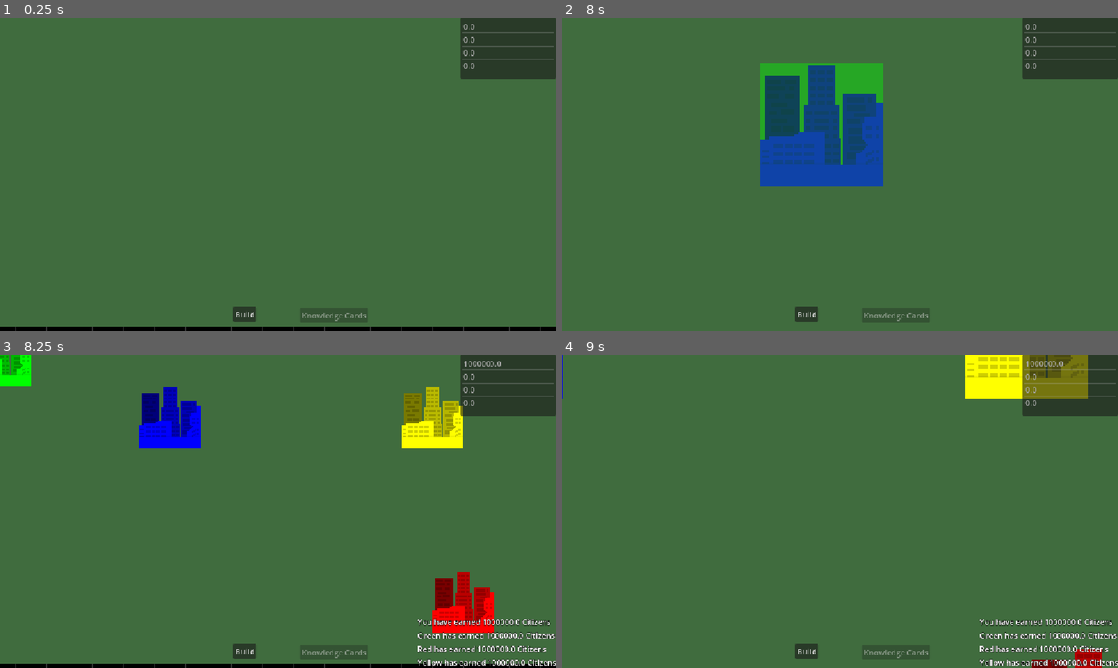
Above: before the commit, frames 1-4 (two rows, left to right).
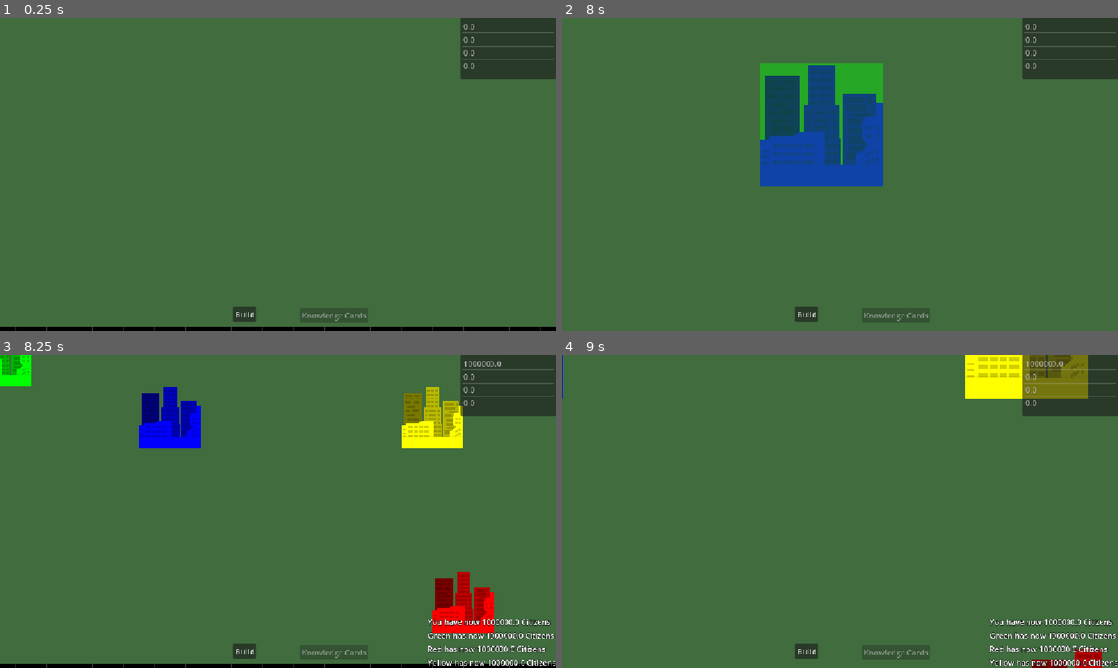
Above: after the commit, the same moments.

Repository: CarlinoCalogero/architect-of-intelligence-board-game
Game: Godot game, scene res://levels/board.tscn
Two runs of this game, one before a commit and one after it. Both use one fixed random seed, a clock stepped at 60 frames per second and the inputs below.
Inputs (mouse positions are in pixels of both pictures, inside the frame that each line leads up to):
- Up to frame 1 (0.25 s): no input
- Up to frame 2 (8 s): click "Build" at 0.5 s; click "Build" at 1.25 s; click "Build" at 2 s; tap Enter at 2.75, 4.25, 5.75 s; move the mouse to (962, 158) at 2.77 s; press the mouse at (962, 158) at 2.78 s; tap Space at 3.5, 5, 6.5 s; move the mouse to (728, 190) at 3.52 s; release the mouse at (728, 190) at 3.53 s; tap Mouse wheel down (scroll_down) at 3.6 s; click (728, 190) at 3.67 s; move the mouse to (895, 105) at 4.27 s; hold Mouse wheel up (scroll_up) 4.28-5.03 s; click (895, 105) at 4.42 s; move the mouse to (812, 237) at 5.02 s; click (812, 237) at 5.1 s; move the mouse to (1006, 221) at 5.77 s; hold Mouse wheel down (scroll_down) 5.78-6.53 s; click (1006, 221) at 5.92 s; move the mouse to (673, 127) at 6.52 s; tap Mouse wheel up (scroll_up) at 6.6 s; click (673, 127) at 6.67 s; move the mouse to (867, 174) at 7.27 s; press the mouse at (867, 174) at 7.28 s
- Up to frame 3 (8.25 s): move the mouse to (194, 433) at 8.02 s; release the mouse at (194, 433) at 8.03 s; tap Mouse wheel down (scroll_down) at 8.1 s; click (194, 433) at 8.17 s
- Up to frame 4 (9 s): move the mouse to (962, 495) at 8.77 s; hold Mouse wheel up (scroll_up) from 8.78 s (still down); click (962, 495) at 8.92 s

Frames 1-2 are identical in both runs. In frame 3, 1.3% of the frame differs, in the area x 75-100%, y 84-100%; in frame 4, 1.3%.

Commit message:
now players successfully can earn and lose resources instead of only earning them from a GameResourceFormula; now resources can be bound to structures

Diff:
--- a/definitions/structure_resources/city.tres
+++ b/definitions/structure_resources/city.tres
@@ -50,12 +50,28 @@
 single_formula_for_all_structures_of_same_type_sum_multiplier_resource_type = ExtResource("5_rju2x")
 metadata/_custom_type_script = "uid://ck6fuemortsgr"
 
+[sub_resource type="Resource" id="Resource_xouvw"]
+script = ExtResource("7_rju2x")
+resource_type = ExtResource("5_rju2x")
+formula_sign = -1
+number_of_dice_to_roll = 1
+multiplier_value = 60000.0
+metadata/_custom_type_script = "uid://ck6fuemortsgr"
+
+[sub_resource type="Resource" id="Resource_hktns"]
+script = ExtResource("7_rju2x")
+resource_type = ExtResource("5_rju2x")
+number_of_dice_to_roll = 1
+multiplier_value = 120000.0
+metadata/_custom_type_script = "uid://ck6fuemortsgr"
+
 [resource]
 script = ExtResource("2_7rfim")
 name = "City"
 texture = ExtResource("5_i0ob3")
+bound_resource = ExtResource("5_rju2x")
 building_cost = Array[ExtResource("1_m5fsk")]([SubResource("Resource_rju2x"), SubResource("Resource_kfxy1"), SubResource("Resource_i0ob3")])
 on_build_earnings = Array[ExtResource("1_m5fsk")]([SubResource("Resource_tgxwc")])
 setup_phase_production = Array[ExtResource("7_rju2x")]([SubResource("Resource_xgv4e")])
-turn_production = Array[ExtResource("7_rju2x")]([SubResource("Resource_42laq")])
+turn_production = Array[ExtResource("7_rju2x")]([SubResource("Resource_42laq"), SubResource("Resource_xouvw"), SubResource("Resource_hktns")])
 metadata/_custom_type_script = "uid://dsgv5s4ki0om6"
--- a/domain/built_data.gd
+++ b/domain/built_data.gd
@@ -3,7 +3,11 @@
 
 var structure: StructureResource
 var cell_position: Vector2i
+var bounded_resource: GameResource = null
+var bounded_resource_amount: float = 0
 
-func _init(new_structure: StructureResource, new_cell_position: Vector2i) -> void:
+func _init(new_structure: StructureResource, new_cell_position: Vector2i, new_bounded_resource: GameResource = null, new_bounded_resource_amount: float = 0) -> void:
 	structure = new_structure
 	cell_position = new_cell_position
+	bounded_resource = new_bounded_resource
+	bounded_resource_amount = new_bounded_resource_amount
--- a/domain/game_resource_formula.gd
+++ b/domain/game_resource_formula.gd
@@ -2,6 +2,7 @@
 extends Resource
 
 @export var resource_type: GameResource
+@export_enum("Positive:1", "Negative:-1") var formula_sign: int = 1
 @export var base_value: float
 @export var number_of_dice_to_roll: int
 @export var multiplier_value: float
--- a/domain/harvest_action.gd
+++ b/domain/harvest_action.gd
@@ -1,9 +1,9 @@
 class_name HarvestAction
 extends RefCounted
 
-var structure: StructureResource
+var producting_structure_built_data: BuiltData
 var formula: GameResourceFormula
 
-func _init(p_struct: StructureResource, p_form: GameResourceFormula):
-	structure = p_struct
-	formula = p_form
+func _init(new_producting_structure_built_data: BuiltData, new_formula: GameResourceFormula):
+	producting_structure_built_data = new_producting_structure_built_data
+	formula = new_formula
--- a/domain/structure_resource.gd
+++ b/domain/structure_resource.gd
@@ -3,8 +3,8 @@
 
 @export var name: String
 @export var texture: Texture2D
-# <=0 no limit
-@export var building_limit_amount: int = 0
+@export var bound_resource: GameResource
+@export var building_limit_amount: int = 0 # <=0 no limit
 @export var building_cost: Array[Transaction]
 @export var on_build_earnings: Array[Transaction]
 @export var setup_phase_production: Array[GameResourceFormula]
--- a/managers/game_manager.gd
+++ b/managers/game_manager.gd
@@ -107,8 +107,8 @@
 func get_current_player_built_structure() -> Dictionary[String, Array]:
 	return game_state_manager.get_player_built_structures(current_player_index)
 
-func update_current_player_resource(game_resource: GameResource, value: float) -> void:
-	game_state_manager.update_player_resource(current_player_index, game_resource, value)
+func update_current_player_resource(game_resource: GameResource, value: float, producing_structure_built_data: BuiltData = null) -> float:
+	return game_state_manager.update_player_resource(current_player_index, game_resource, value, producing_structure_built_data)
 
 func add_current_player_built_structure(structure: StructureResource, cell: Vector2i) -> bool:
 	return game_state_manager.add_built_structure(current_player_index, structure, cell)
@@ -306,7 +306,7 @@
 	var unit_of_measurement: String = str(game_resource.unit_of_measurement)
 	if unit_of_measurement.is_empty():
 		unit_of_measurement = game_resource.name
-	var notification_text: String = player_text + " earned " + str(new_value) + " " + unit_of_measurement
+	var notification_text: String = player_text + " now " + str(new_value) + " " + unit_of_measurement
 	emit_signal("push_notification_requested", notification_text)
 
 func on_dice_rolled(rolls: Array[int]):
@@ -323,7 +323,7 @@
 func _on_dice_rolled_next_setup_turn_phase(rolls: Array[int], next_phase: SetupTurnPhaseSubphases):
 	var setup_phase_production_formula: GameResourceFormula = setup_phase_production_queue.pop_front()
 	var dice_sum: int = rolls.reduce(func(accum, number): return accum + number, 0)
-	var new_value: float = setup_phase_production_formula.base_value + (dice_sum * setup_phase_production_formula.multiplier_value)
+	var new_value: float = setup_phase_production_formula.formula_sign * (setup_phase_production_formula.base_value + (dice_sum * setup_phase_production_formula.multiplier_value))
 	update_current_player_resource(setup_phase_production_formula.resource_type, new_value)
 
 	if not setup_phase_production_queue.is_empty():
--- a/managers/game_state_manager.gd
+++ b/managers/game_state_manager.gd
@@ -35,9 +35,10 @@
 func get_player_setup_phase_production_earning_queue(player_index: int) -> Array[GameResourceFormula]:
 	return players[player_index].get_setup_phase_production_earning_queue()
 
-func update_player_resource(player_index: int, game_resource: GameResource, value: float) -> void:
-	var new_value: float = players[player_index].update_game_resource(game_resource, value)
+func update_player_resource(player_index: int, game_resource: GameResource, value: float, producing_structure_built_data: BuiltData = null) -> float:
+	var new_value: float = players[player_index].update_game_resource(game_resource, value, producing_structure_built_data)
 	emit_signal("current_game_resource_changed", game_resource, new_value)
+	return new_value
 
 func add_built_structure(player_index: int, structure: StructureResource, cell: Vector2i) -> bool:
 	return  players[player_index].add_built_structure(structure, cell)
--- a/managers/player_state_manager.gd
+++ b/managers/player_state_manager.gd
@@ -3,7 +3,7 @@
 
 var player_color: PlayerColorResource
 var player_resources: Dictionary[String, float]
-var built_structures: Dictionary[String, Array] = {} # Dictionary[String, Array[BuiltData]
+var built_structures: Dictionary[String, Array] = {} # Dictionary[String, Array[BuiltData]]
 var knowledge_cards: Array[KnowledgeCardResource]
 
 var last_built_structure_type: StructureResource
@@ -45,6 +45,17 @@
 func get_knowledge_cards() -> Array[KnowledgeCardResource]:
 	return knowledge_cards
 
+func get_structure_at_cell_index(structure_type: String, cell_position: Vector2i) -> int:
+	if not built_structures.has(structure_type):
+		return -1
+
+	var structures: Array = built_structures[structure_type]
+	for index in range(structures.size()):
+		var structure_built_data: BuiltData = structures[index]
+		if structure_built_data.cell_position == cell_position:
+			return index
+	return -1
+
 # -- UTILITY FUNCTIONS
 
 # If return is true player has built the maximum number of this type structure
@@ -52,6 +63,8 @@
 	last_built_structure_type = structure
 
 	var new_building_data = BuiltData.new(structure, cell)
+	if structure.bound_resource:
+		new_building_data.bounded_resource = structure.bound_resource
 
 	if built_structures.has(structure.name):
 		built_structures[structure.name].append(new_building_data)
@@ -64,10 +77,21 @@
 
 	return false
 
-func update_game_resource(game_resource: GameResource, value: float) -> float:
+# producing_structure and producing_structure_cell_position are populated only if game resource to be
+# updated is due to structure production/effect
+func update_game_resource(game_resource: GameResource, value: float, producing_structure_built_data: BuiltData = null) -> float:
 	var resource_key: String = game_resource.name
 	var new_value = player_resources[resource_key] + value
 	player_resources[resource_key] = new_value
+
+	if producing_structure_built_data:
+		var producing_structure: StructureResource = producing_structure_built_data.structure
+		if producing_structure.bound_resource and producing_structure.bound_resource.name == game_resource.name:
+			var producing_structure_type: String = producing_structure.name
+			var producing_structure_index: int = get_structure_at_cell_index(producing_structure_type, producing_structure_built_data.cell_position)
+			if producing_structure_index != -1:
+				built_structures[producing_structure_type][producing_structure_index].bounded_resource_amount += value
+
 	return new_value
 
 func add_knowledge_card(knowledge_card: KnowledgeCardResource):
--- a/managers/turn_manager.gd
+++ b/managers/turn_manager.gd
@@ -41,7 +41,7 @@
 			var buit_structure_data: BuiltData = current_type_structure_built_structures_list[buit_structure_data_index]
 			var structure: StructureResource = buit_structure_data.structure
 			for harvest_formula in structure.turn_production:
-				var harvest_action: HarvestAction = HarvestAction.new(structure, harvest_formula)
+				var harvest_action: HarvestAction = HarvestAction.new(buit_structure_data, harvest_formula)
 				# if harvest is not due to single structure but by the "sum" of the structures
 				# we only add the harvest action at the end
 				if harvest_formula.is_single_formula_for_all_structures_of_same_type:
@@ -55,14 +55,15 @@
 		var harvest_action: HarvestAction = harvest_queue.pop_front()
 		var harvest_formula: GameResourceFormula = harvest_action.formula
 		var dice_sum: int = rolls.reduce(func(accum, number): return accum + number, 0)
-		var new_value: float = dice_sum
+		var new_value: float = harvest_formula.formula_sign * dice_sum
 		# if harvest is not due to single structure but by the "sum" of the structures
 		# we multiply here the resource
 		if harvest_formula.is_single_formula_for_all_structures_of_same_type:
 			var resource_type_key: String = harvest_formula.single_formula_for_all_structures_of_same_type_sum_multiplier_resource_type.name
 			new_value *= GameManager.get_current_player_resource_from_key(resource_type_key)
 		new_value *=  harvest_formula.multiplier_value
-		GameManager.update_current_player_resource(harvest_formula.resource_type, new_value)
+		var producting_structure_built_data: BuiltData = harvest_action.producting_structure_built_data
+		GameManager.update_current_player_resource(harvest_formula.resource_type, new_value, producting_structure_built_data)
 
 		if not harvest_queue.is_empty():
 			_do_harvest_resource()
--- a/system/build_utility.gd
+++ b/system/build_utility.gd
@@ -82,8 +82,9 @@
 		current_buildable_structures.erase(structure.name)
 
 	# -- Handle construction earnings
+	var built_data: BuiltData = BuiltData.new(structure, cell_position, structure.bound_resource)
 	for on_build_earning: Transaction in structure.on_build_earnings:
-		GameManager.update_current_player_resource(on_build_earning.resource_type, on_build_earning.amount)
+		GameManager.update_current_player_resource(on_build_earning.resource_type, on_build_earning.amount, built_data)
 
 	last_built_item_index = -1
 
